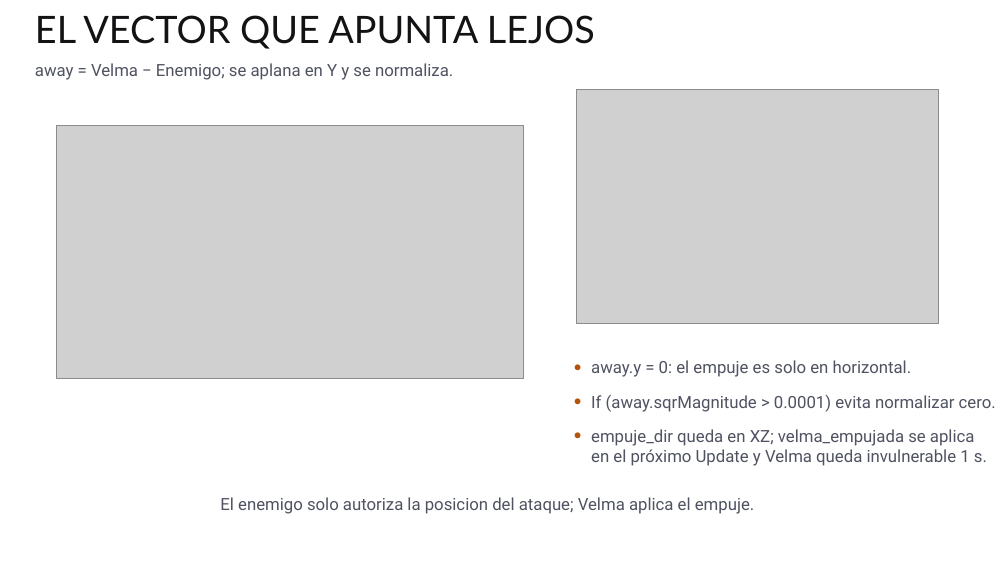
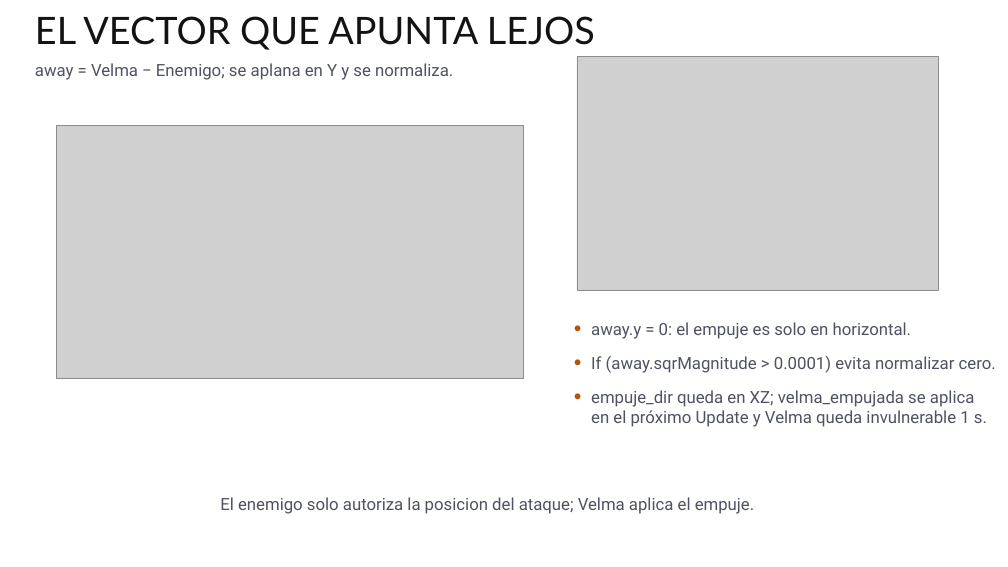
Before and after one commit to abala-tec/TC2005B, a slide deck: slide 23 of T8/T8.8.3-misc/T8.8.3-Miscelaneos.pptx. Drawn at 1008x567 pixels with LibreOffice and Linux fonts; fonts in the diff are those of the drawing; grey boxes stand for pictures; background and template pictures are left out. Boxes give left, top, right and bottom in pixels: in the first picture for what was removed or moved away, otherwise in the second. Text is boxed around its words. In the diff, an @@ line names an element or a change of style, - is before the commit and + after.

```diff
--- a/T8/T8.8.3-misc/T8.8.3-Miscelaneos.pptx
+++ b/T8/T8.8.3-misc/T8.8.3-Miscelaneos.pptx
@@ picture: place and size @@
-picture at (577,90,938,324)
+picture at (577,57,938,291)
@@ 6 texts: place and size @@
-6 texts at (573,357,996,466)
+6 texts at (573,318,996,427)
```
Also in this commit, not shown: 4 other slides changed.
